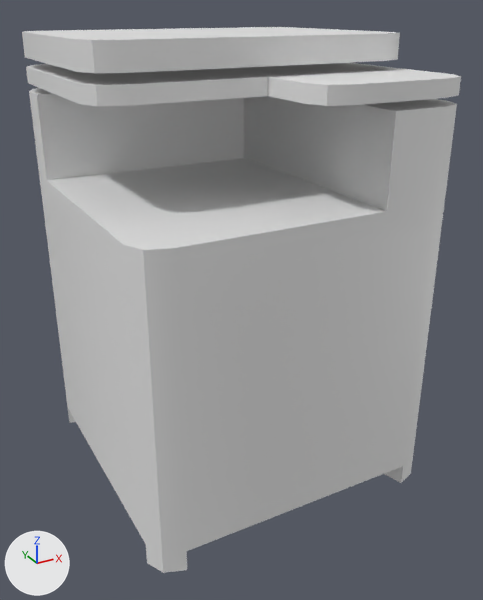
Two versions of the FBX model Assets/ArtRes/Map/Props/props_printer.fbx, one commit apart.
One viewpoint serves both versions: a 50 mm camera at (-0.837, -1.599, 1.32) aimed at (0.012, -0.055, 0.548). The axes (+X, +Y, +Z) are drawn at lower left. The lights are the same throughout. Where no turn or scale is listed for an object, it has been applied to the vertices.

The scene before the commit, as lines of its bpy script (objects in view):
```python
me_立方体_006 = bpy.data.meshes.new('立方体.006')
me_立方体_006.from_pydata(...)  # 150 vertices, 144 faces; spans x -0.426..0.426, y -0.428..0.426, z 0.029..1.257
ob_printer = bpy.data.objects.new('printer', me_立方体_006)
ob_printer.location = (0.0, 0.0, 0.0)
```
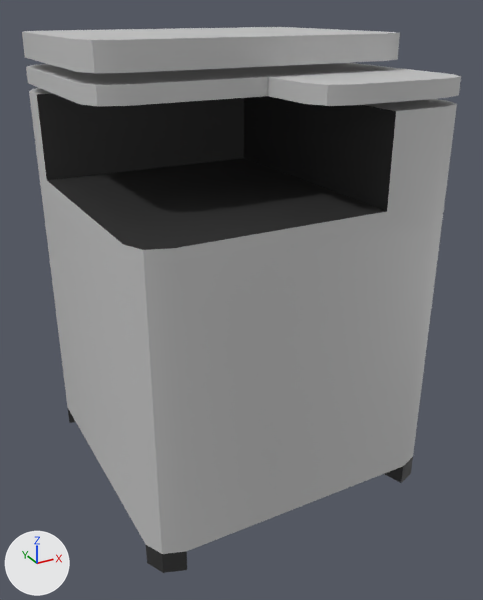
Where the newer file only moved an object's origin or applied its transform, the numbers keep the older frame.

The change, as a diff of the scene's bpy script:
```diff
--- a/Assets/ArtRes/Map/Props/props_printer.fbx.py
+++ b/Assets/ArtRes/Map/Props/props_printer.fbx.py
@@ mat_iron @@
+mat_iron = principled_material('iron')
+mat_iron.base_color = (0.0297, 0.0297, 0.0297)  # black #303030
@@ mat_iron1 @@
+mat_iron1 = principled_material('iron1')
+mat_iron1.base_color = (0.567, 0.567, 0.567)  # light grey #c6c6c6
@@ me_立方体_006 @@
 me_立方体_006.from_pydata(...)  # 150 vertices, 144 faces; spans x -0.426..0.426, y -0.428..0.426, z 0.029..1.257
 # used by ob_printer; location = (0.0, 0.0, 0.0)
+# me_立方体_006 part 1: 102 of the faces centred in x -0.426..0.426, y -0.428..0.426, z 0.09..1.257 switch from no material to mat_iron1 (light grey #c6c6c6)
+# me_立方体_006 part 2: 22 of the faces centred in x -0.385..0.4, y -0.391..0.382, z 0.878..1.127 switch from no material to mat_iron (black #303030)
+# me_立方体_006 part 3: 5 of the faces centred in x -0.414..-0.331, y -0.416..-0.339, z 0.029..0.06 switch from no material to mat_iron (black #303030)
+# me_立方体_006 part 4: 5 of the faces centred in x -0.414..-0.331, y 0.339..0.416, z 0.029..0.06 switch from no material to mat_iron (black #303030)
+# me_立方体_006 part 5: 5 of the faces centred in x 0.331..0.414, y -0.416..-0.339, z 0.029..0.06 switch from no material to mat_iron (black #303030)
```

Boxes (x1, y1, x2, y2) around the edits, measured in the pictures (483 x 600 px):
part 1 of me_立方体_006, recoloured: (22, 27, 461, 554) in both
part 2 of me_立方体_006, recoloured (grey to black): (37, 94, 396, 250) in both
part 3 of me_立方体_006, recoloured (grey to black): (146, 545, 187, 573) in both
part 4 of me_立方体_006, recoloured: (68, 409, 76, 423) in both
part 5 of me_立方体_006, recoloured (grey to black): (385, 457, 413, 483) in both
